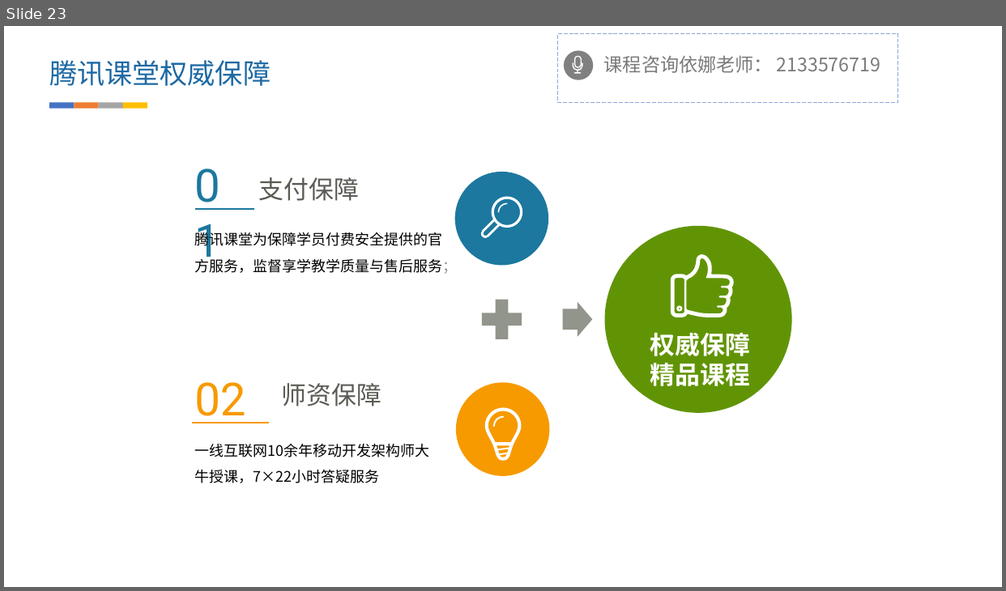
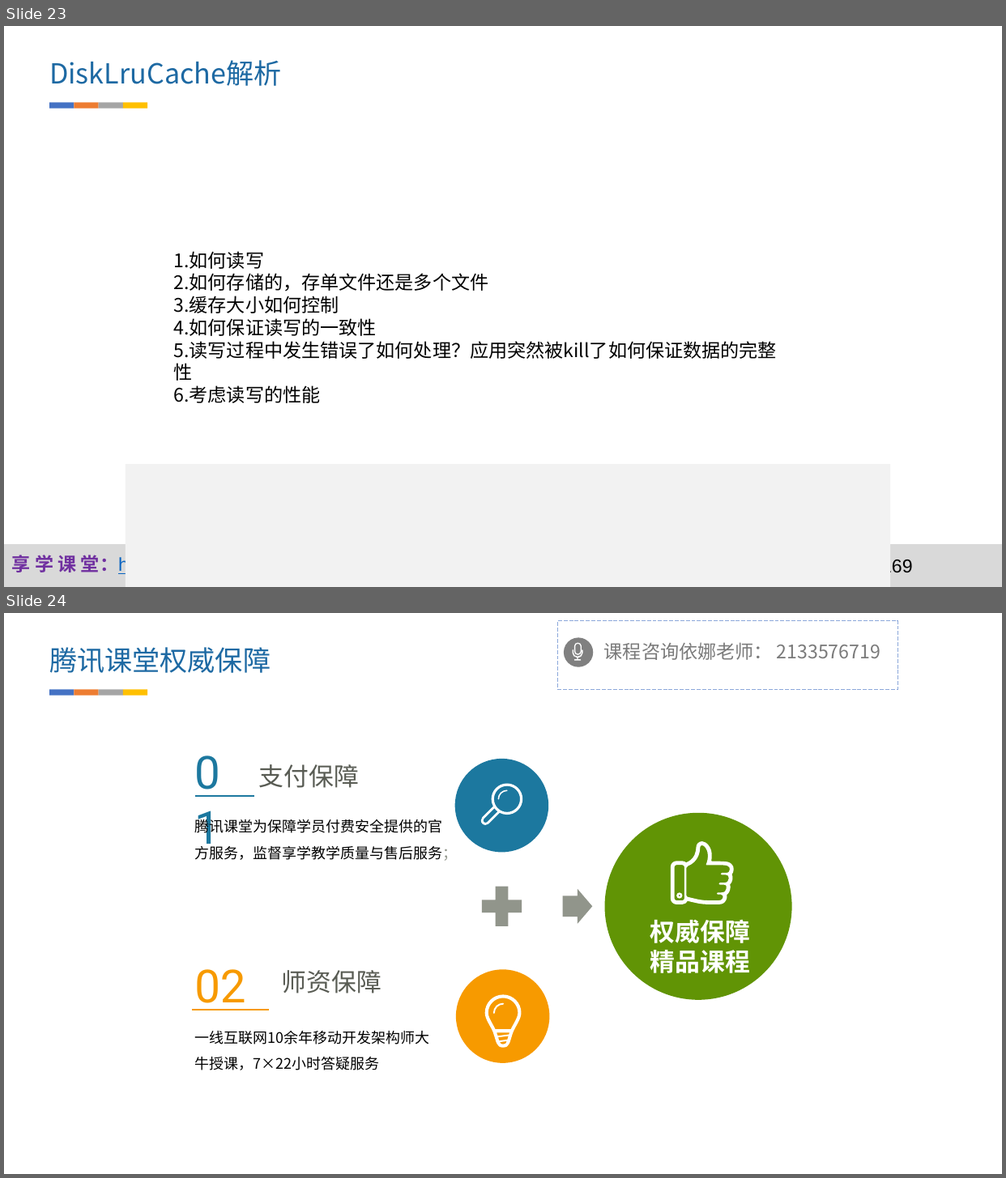
Before and after one commit to fanzhangvip/xiangxue, a slide deck: pre/缓存.pptx. Shown one above the other, each under a label of ours: slide 23 before the commit, slides 23 and 24 after it. The pictures are 1006x591 and 1006x1178 pixels, drawn with LibreOffice and Linux fonts; fonts in the diff are those of the drawing; background and template pictures are left out. Boxes give left, top, right and bottom in pixels: in the first picture for what was removed or moved away, otherwise in the second. Text is boxed around its words. In the diff, an @@ line names an element or a change of style, - is before the commit and + after.

```diff
--- a/pre/缓存.pptx
+++ b/pre/缓存.pptx
@@ slide 23 added at (4, 26, 1002, 587), background #FFFFFF @@
@@ text added at (49, 60, 282, 86), 26.6 pt, text #1D69A3 @@
+DiskLruCache解析
@@ group added at (49, 102, 147, 109): 4 rectangles @@
@@ text added at (173, 251, 776, 403), 18 pt, text #000000 @@
+1.如何读写
+2.如何存储的，存单文件还是多个文件
+3.缓存大小如何控制
+4.如何保证读写的一致性
+5.读写过程中发生错误了如何处理？应用突然被kill了如何保证数据的完整性
+6.考虑读写的性能
@@ rectangle added at (126, 465, 890, 587), fill #F2F2F2 @@
@@ rectangle added at (4, 544, 1002, 587), fill #D9D9D9 @@
@@ text added at (12, 555, 305, 574), 18 pt, text #0563C1, underline @@
+享 学 课 堂：http://enjoy.ke.qq.com/
@@ text added at (782, 559, 913, 574), 18 pt, text #000000 @@
+享 学 官 方 群：921908169
@@ what was slide 23 is now slide 24 @@
```
Also in this commit, not shown: 1 slide changed, 1 other slide added, 1 slide removed, 58 other files.
